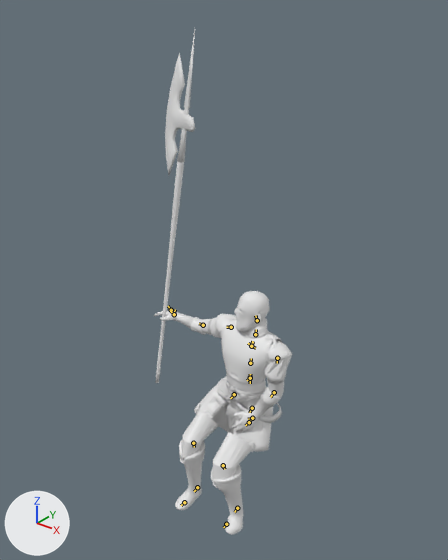
The Blender file assets-src/rooms/tavern/creature-clips/Defender.blend as it was, and as the next commit left it.
The view is the same before and after, from a 50 mm camera at (0.927, -1.274, 1.508) aimed at (-0.098, 0.007, 0.714). The lights are fixed; the arrows at lower left show +X, +Y and +Z. The picture after the commit comes second. Both versions are drawn at frame 8 of the action 'SitSlap'; the numbers are the values there. The bones that bend it are drawn over the model as lines.

Objects in the first picture: 'DefenderSourceMesh'.
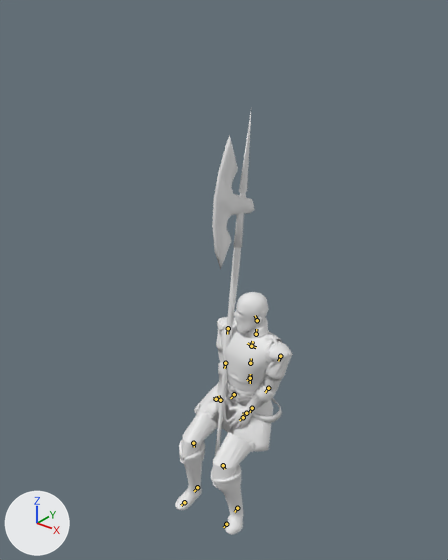
What differs and where, as boxes [x1, y1, x2, y2] in the pictures (448 x 560 px):
'DefenderSourceMesh', posed (14% narrower, 16% shorter)
    before: [154, 30, 292, 535]
    after: [175, 113, 293, 535]
bone 'LeftArm', root to tip
    before: (277, 358) to (277, 363)
    after: (280, 356) to (278, 361)
bone 'LeftForeArm', root to tip
    before: (274, 392) to (270, 397)
    after: (268, 388) to (265, 392)
bone 'RightArm', root to tip
    before: (231, 327) to (226, 327)
    after: (228, 328) to (227, 334)
bone 'RightForeArm', root to tip
    before: (203, 325) to (199, 323)
    after: (225, 363) to (224, 368)
bone 'RightHand', root to tip
    before: (174, 314) to (175, 309)
    after: (220, 400) to (218, 395)

The change, as a list of edits to the scene's bpy script:
```text
Change bone_spine1:
    where bone_spine1 = bpy.data.objects['Defender'].pose.bones['Spine1']  # child of 'Spine'
    bone_spine1.rotation_quaternion: (0.994, -0.089, -0.065, -0.006) -> (0.996, -0.093, 0.001, 0.0)  # degrees (-10, -7, 0) -> degrees (-11, 0, 0)
Change bone_head:
    where bone_head = bpy.data.objects['Defender'].pose.bones['Head']  # child of 'Neck1'
    bone_head.rotation_quaternion: (0.994, 0.065, -0.084, 0.033) -> (0.989, 0.116, -0.095, -0.013)  # degrees (7, -10, 3) -> degrees (14, -11, -3)
Change bone_leftarm:
    where bone_leftarm = bpy.data.objects['Defender'].pose.bones['LeftArm']  # child of 'LeftShoulder'
    bone_leftarm.rotation_quaternion: (0.612, 0.326, 0.34, -0.635) -> (0.552, 0.417, 0.295, -0.659)  # degrees (-3, 56, -94) -> degrees (8, 61, -95)
Change bone_leftforearm:
    where bone_leftforearm = bpy.data.objects['Defender'].pose.bones['LeftForeArm']  # child of 'LeftArm'
    bone_leftforearm.rotation_quaternion: (0.951, 0.267, 0.0, 0.154) -> (0.962, 0.164, 0.136, 0.168)  # degrees (31, -5, 17) -> degrees (22, 12, 22)
Change bone_rightarm:
    where bone_rightarm = bpy.data.objects['Defender'].pose.bones['RightArm']  # child of 'RightShoulder'
    bone_rightarm.rotation_quaternion: (0.816, 0.212, -0.521, 0.135) -> (0.497, 0.503, -0.33, 0.625)  # degrees (29, -65, 0) -> degrees (18, -73, 90)
Change bone_rightforearm:
    where bone_rightforearm = bpy.data.objects['Defender'].pose.bones['RightForeArm']  # child of 'RightArm'
    bone_rightforearm.rotation_quaternion: (0.793, 0.004, 0.585, -0.173) -> (0.988, 0.091, -0.017, -0.128)  # degrees (-32, 68, -46) -> degrees (11, -1, -15)
Change bone_righthand:
    where bone_righthand = bpy.data.objects['Defender'].pose.bones['RightHand']  # child of 'RightForeArm'
    bone_righthand.rotation_quaternion: (0.665, 0.139, 0.389, -0.622) -> (0.228, 0.531, 0.177, -0.797)  # degrees (-24, 44, -96) -> degrees (-6, 68, -152)
```
